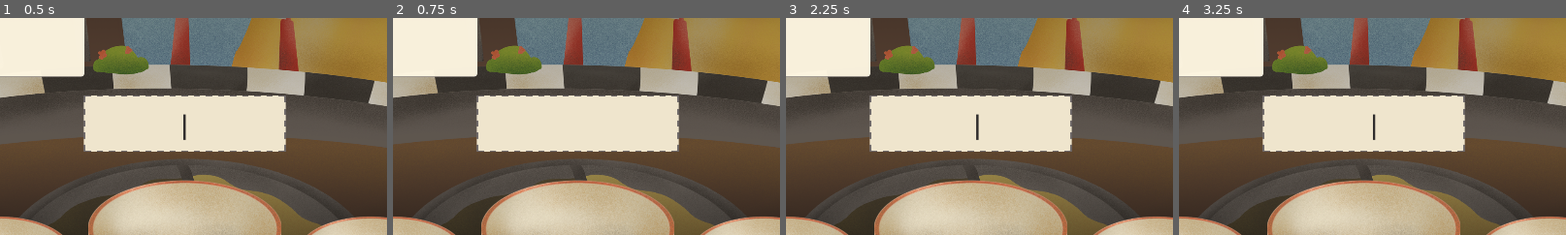
Above: before the commit, frames 1-4 (left to right).
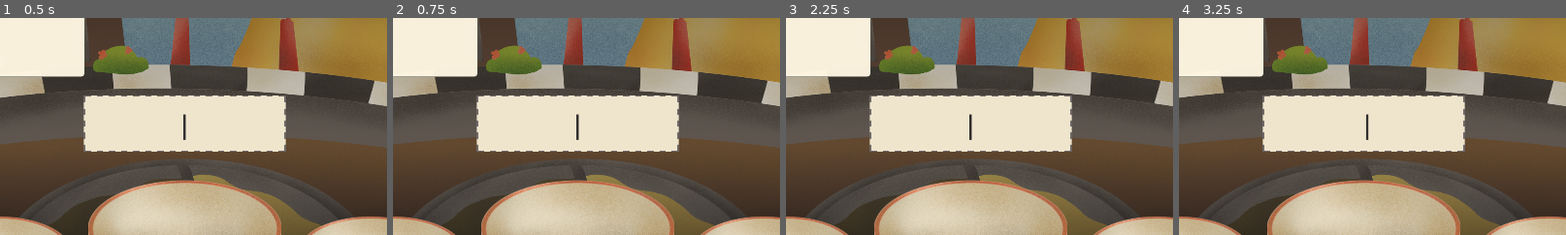
Above: after the commit, the same moments.

Repository: pcpaugust/video-game
Game: Godot game, scene res://scenes/main/Cooking.tscn
Same seed, same stepped clock (60 frames per second), same inputs: the game is played once before the commit and once after it.
Inputs:
- Up to frame 1 (0.5 s): no input
- Up to frame 2 (0.75 s): tap Enter at 0.5, 0.6 s
- Up to frame 3 (2.25 s): tap Space at 0.77, 1.25, 1.52 s; tap Tab at 1.35 s; tap Enter at 2 s; tap Backspace at 2.1 s
- Up to frame 4 (3.25 s): tap Enter at 2.85 s; tap Space at 3.02 s
The pictures show only the part of the screen within x 26-76%, y 35-85%; the shares and areas given below are measured in that part.

Frame 1 is identical in both runs. In frame 2, less than 0.1% of the frame differs, in the area x 47-49%, y 44-57%; in frame 3, 0.2%, in the area x 47-50%, y 44-57%; in frame 4, 0.2%.

Commit message:
feat: implement cooking and serving logic in new cooking script

Diff:
--- a/scripts/core/cooking.gd
+++ b/scripts/core/cooking.gd
@@ -142,8 +142,6 @@
 
 func _handle_tab() -> void:
 	match current_mode:
-		Mode.PREP: current_mode = Mode.SERVE
-		Mode.SERVE: current_mode = Mode.PREP
 		Mode.CLEAR_SLOT:
 			if dish_slots.size() > 0:
 				selected_slot = (selected_slot + 1) % dish_slots.size()
@@ -151,9 +149,7 @@
 
 func _handle_submit() -> void:
 	var cmd = typing_buffer.strip_edges()
-	if cmd == "": return
-
-	# ระบบคำสั่งพิเศษจาก game_manager
+
 	if cmd.to_lower() == "clear" and current_mode == Mode.PREP:
 		if dish_slots.size() > 0 or current_bowl_ingredients.size() > 0:
 			current_mode = Mode.CLEAR_SLOT
@@ -162,14 +158,26 @@
 			current_bowl_ingredients.clear()
 			_sync_typing_visuals()
 			_update_mode_ui()
-			return
-
-	if current_mode == Mode.PREP:
+		return
+
+	if current_mode == Mode.CLEAR_SLOT:
+		_confirm_clear_slot()
+		typing_buffer = ""
+		_sync_typing_visuals()
+		return
+
+	# Check if cmd is a customer name
+	var is_customer = false
+	if cmd != "":
+		for c in customers:
+			if c.name == cmd:
+				is_customer = true
+				break
+
+	if is_customer:
+		_attempt_serve(cmd)
+	else:
 		_attempt_cook()
-	elif current_mode == Mode.SERVE:
-		_attempt_serve()
-	elif current_mode == Mode.CLEAR_SLOT:
-		_confirm_clear_slot()
 
 	typing_buffer = ""
 	_sync_typing_visuals()
@@ -193,8 +201,7 @@
 	else: print("Dish Slot is Full!")
 
 # Logic การเสิร์ฟจาก game_manager
-func _attempt_serve() -> void:
-	var customer_name = typing_buffer.strip_edges()
+func _attempt_serve(customer_name: String) -> void:
 	var target_idx = -1
 	for i in range(customers.size()):
 		if customers[i].name == customer_name:
@@ -292,8 +299,8 @@
 func _update_mode_ui() -> void:
 	var text = ""
 	match current_mode:
-		Mode.PREP: text = "🔤 โหมดปรุง: พิมพ์วัตถุดิบแล้วกด [Enter] | TAB สลับโหมด"
-		Mode.SERVE: text = "🎯 โหมดเสิร์ฟ: พิมพ์ชื่อลูกค้าแล้วกด [Enter] | TAB สลับโหมด"
+		Mode.PREP: text = "🔤 พิมพ์วัตถุดิบเพื่อปรุง หรือ พิมพ์ชื่อลูกค้าเพื่อเสิร์ฟ"
+		Mode.SERVE: text = "🔤 พิมพ์วัตถุดิบเพื่อปรุง หรือ พิมพ์ชื่อลูกค้าเพื่อเสิร์ฟ"
 		Mode.CLEAR_SLOT: text = "🗑️ โหมดทิ้ง: กด [TAB] เลือกจาน จากนั้น [Enter] ยืนยัน"
 	typing_space.update_mode(text)
 
